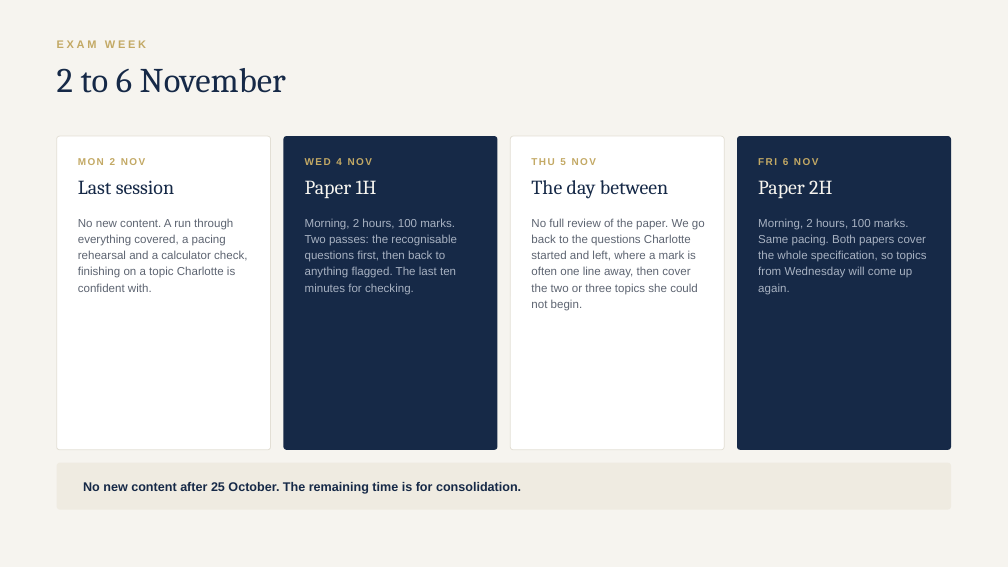
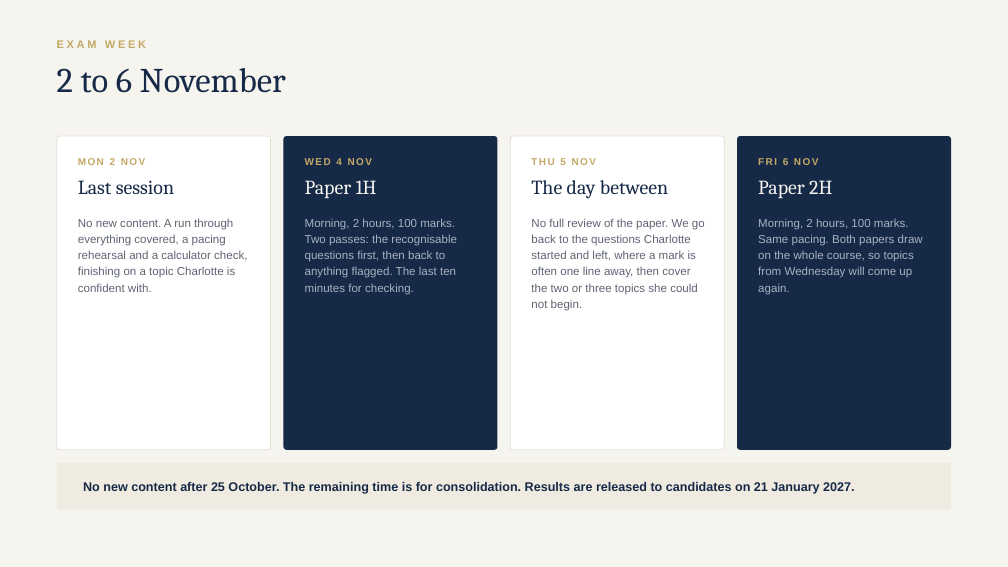
Before and after one commit to AliAljawabra/Daily, a slide deck: slide 10 of tutoring/charlotte/Charlotte_maths_plan.pptx. Drawn at 1008x567 pixels with LibreOffice and Linux fonts; fonts in the diff are those of the drawing. Boxes give left, top, right and bottom in pixels: in the first picture for what was removed or moved away, otherwise in the second. Text is boxed around its words. In the diff, an @@ line names an element or a change of style, - is before the commit and + after.

```diff
--- a/tutoring/charlotte/Charlotte_maths_plan.pptx
+++ b/tutoring/charlotte/Charlotte_maths_plan.pptx
@@ text at (758,218,923,295): text changed @@
-Morning, 2 hours, 100 marks. Same pacing. Both papers cover the whole specification, so topics from Wednesday will come up again.
+Morning, 2 hours, 100 marks. Same pacing. Both papers draw on the whole course, so topics from Wednesday will come up again.
@@ text at (83,482,854,494): text changed @@
-No new content after 25 October. The remaining time is for consolidation.
+No new content after 25 October. The remaining time is for consolidation. Results are released to candidates on 21 January 2027.
```
Also in this commit, not shown: 6 other slides changed, 2 other files.
